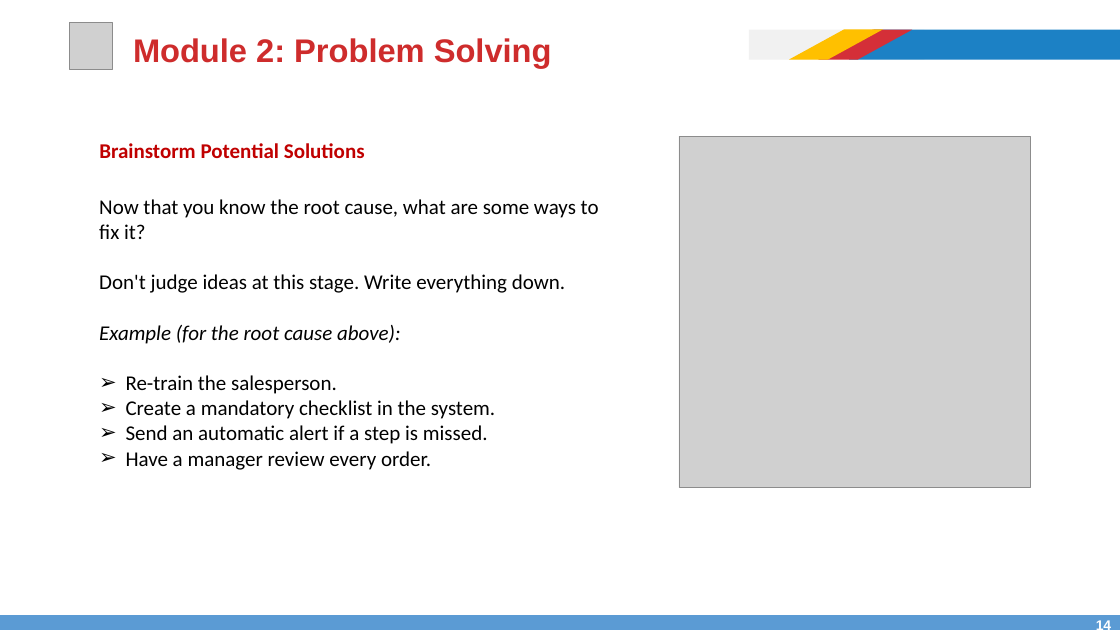
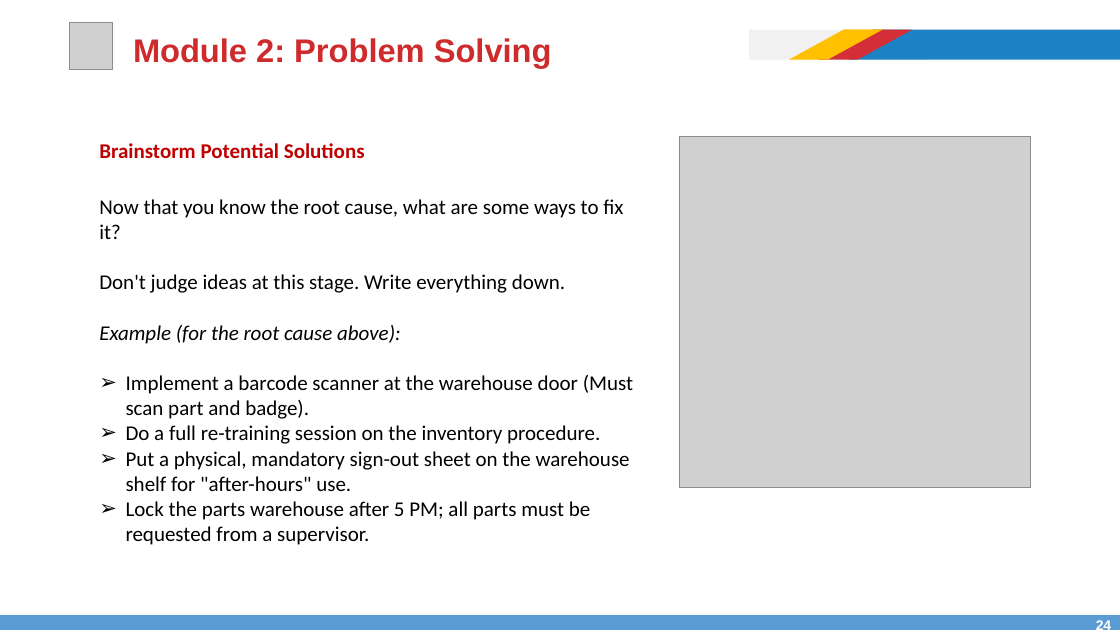
Before and after one commit to afathelbab/cnpc, a slide deck: slide 24 of computer-basics-soft-skills/day3/Computer Skills and Soft Skills - Lec-3.pptx (slide 14 before the commit). Drawn at 1120x630 pixels with LibreOffice and Linux fonts; fonts in the diff are those of the drawing; grey boxes stand for pictures. Boxes give left, top, right and bottom in pixels: in the first picture for what was removed or moved away, otherwise in the second. Text is boxed around its words. In the diff, an @@ line names an element or a change of style, - is before the commit and + after.

```diff
--- a/computer-basics-soft-skills/day3/Computer Skills and Soft Skills - Lec-3.pptx
+++ b/computer-basics-soft-skills/day3/Computer Skills and Soft Skills - Lec-3.pptx
@@ text at (126, 375, 633, 545): text changed @@
-  ➢ Re-train the salesperson.
-  ➢ Create a mandatory checklist in the system.
-  ➢ Send an automatic alert if a step is missed.
-  ➢ Have a manager review every order.
+  ➢ Implement a barcode scanner at the warehouse door (Must scan part and badge).
+  ➢ Do a full re-training session on the inventory procedure.
+  ➢ Put a physical, mandatory sign-out sheet on the warehouse shelf for "after-hours" use.
+  ➢ Lock the parts warehouse after 5 PM; all parts must be requested from a supervisor.
@@ page number at (1092, 618, 1116, 630): text changed @@
-14
+24
```
Also in this commit, not shown: 4 other slides changed, 13 slides added, 1 slide removed.
